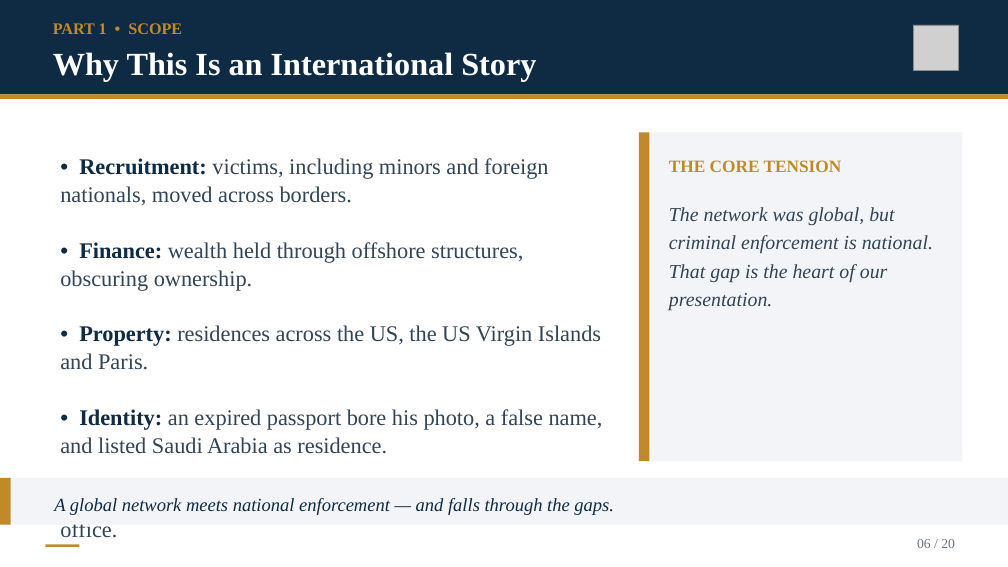
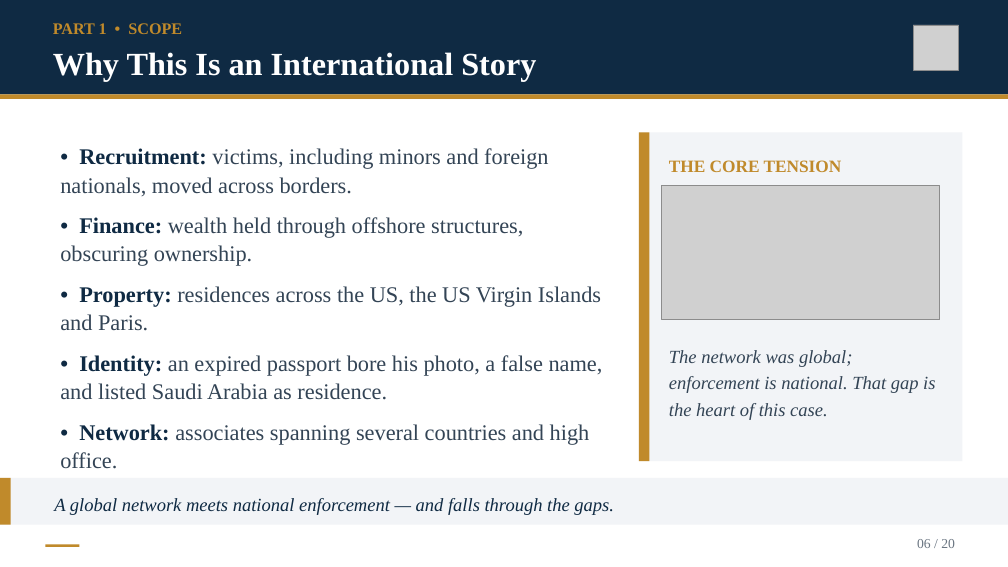
Before and after one commit to Kokidesu/Koki, a slide deck: slide 6 of projects/transnational-justice/Epstein_Transnational_Justice.pptx. Drawn at 1008x567 pixels with LibreOffice and Linux fonts; fonts in the diff are those of the drawing; grey boxes stand for pictures. Boxes give left, top, right and bottom in pixels: in the first picture for what was removed or moved away, otherwise in the second. Text is boxed around its words. In the diff, an @@ line names an element or a change of style, - is before the commit and + after.

```diff
--- a/projects/transnational-justice/Epstein_Transnational_Justice.pptx
+++ b/projects/transnational-justice/Epstein_Transnational_Justice.pptx
@@ text "• Recruitment: victims, including minors ...": place and size @@
-text "• Recruitment: victims, including minors ..." at (60,158,603,538)
+text "• Recruitment: victims, including minors ..." at (60,148,603,469)
@@ text "• Recruitment: victims, including minors ..." at (60,148,603,469): less space between paragraphs @@
@@ picture added at (662,185,940,320) @@
@@ text at (669,350,935,420): text changed; size 18.9 to 17.7 pt @@
-The network was global, but criminal enforcement is national. That gap is the heart of our presentation.
+The network was global; enforcement is national. That gap is the heart of this case.
```
Also in this commit, not shown: 1 other slide changed, 9 other files.
